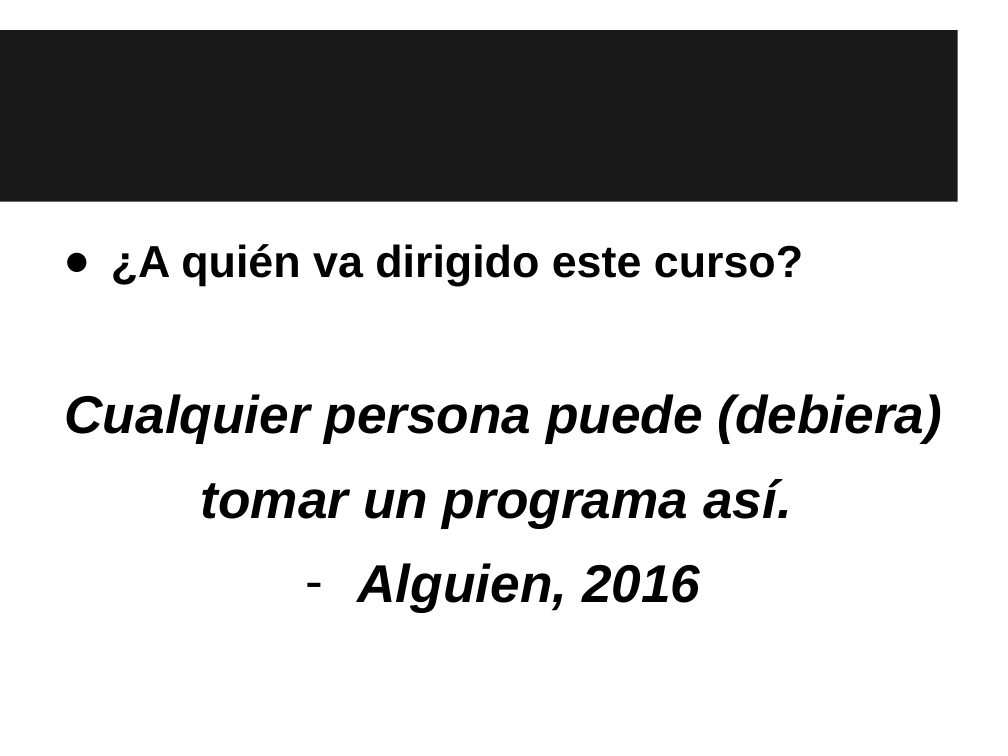
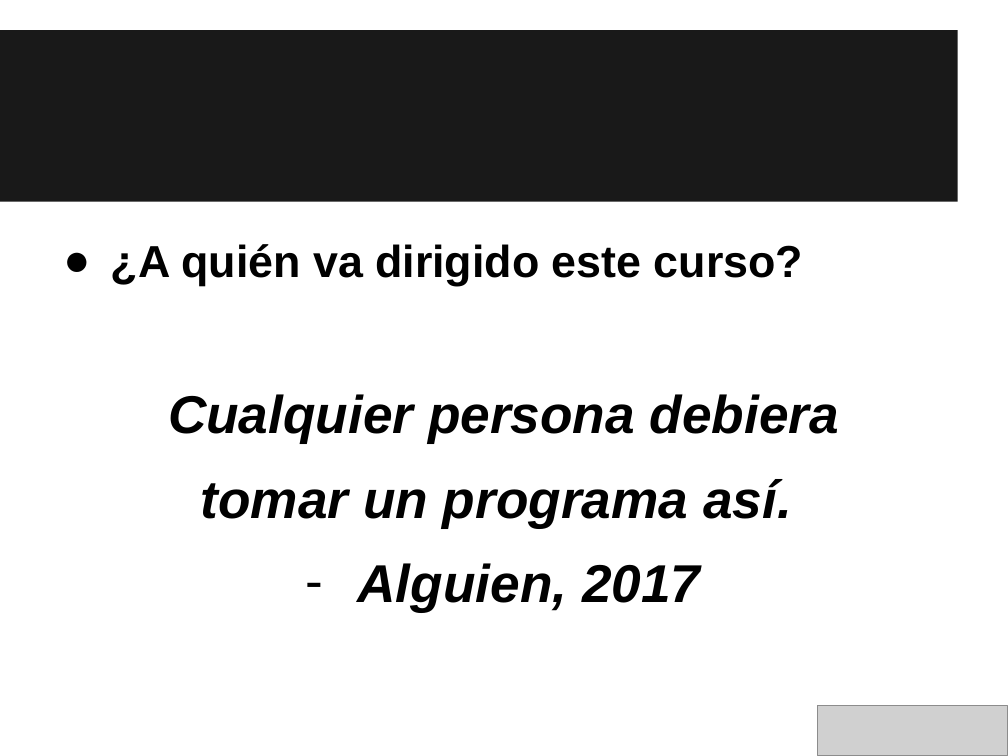
Before and after one commit to hackerschoolmty/newbies, a slide deck: slide 15 of Semana1/0. Intro/Newbies - Clase 0_ Inicio.pptx. Drawn at 1008x756 pixels with LibreOffice and Linux fonts; fonts in the diff are those of the drawing; grey boxes stand for pictures. Boxes give left, top, right and bottom in pixels: in the first picture for what was removed or moved away, otherwise in the second. Text is boxed around its words. In the diff, an @@ line names an element or a change of style, - is before the commit and + after.

```diff
--- a/Semana1/0. Intro/Newbies - Clase 0_ Inicio.pptx
+++ b/Semana1/0. Intro/Newbies - Clase 0_ Inicio.pptx
@@ text at (168, 394, 839, 443): text changed @@
-Cualquier persona puede (debiera)
+Cualquier persona debiera
@@ text at (358, 563, 700, 613): text changed @@
-– Alguien, 2016
+– Alguien, 2017
@@ picture added at (817, 706, 1008, 756) @@
```
Also in this commit, not shown: 17 other slides changed, 4 slides added, 2 slides removed, 29 other files.
